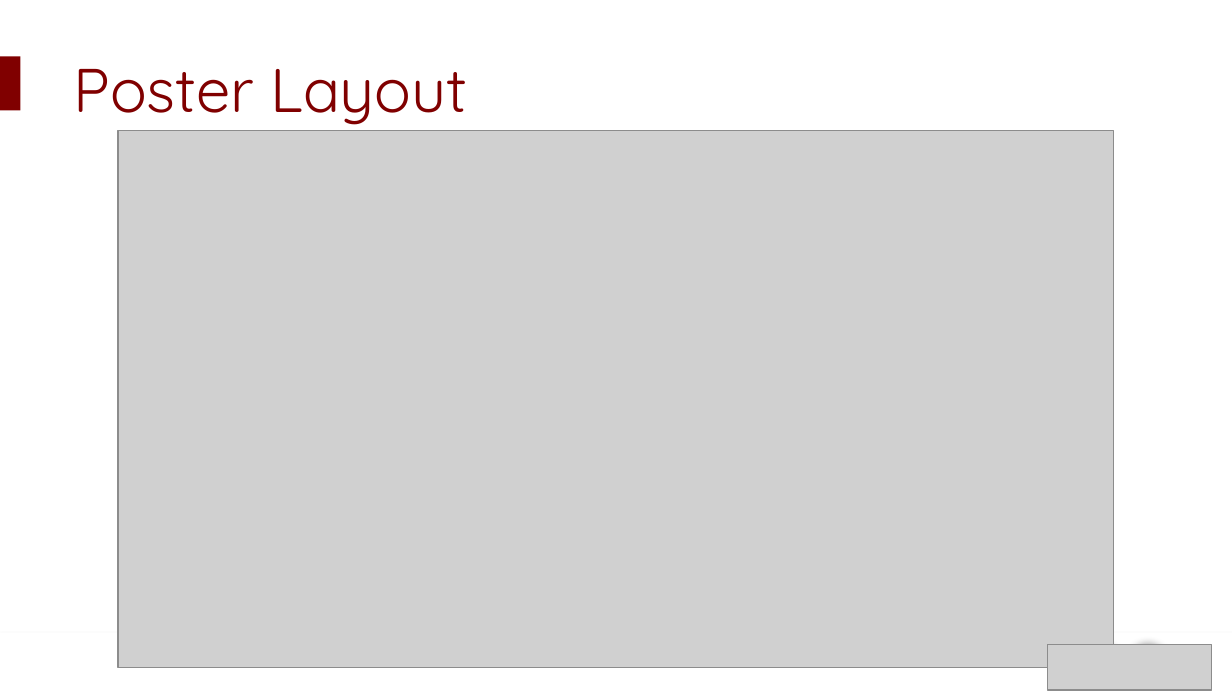
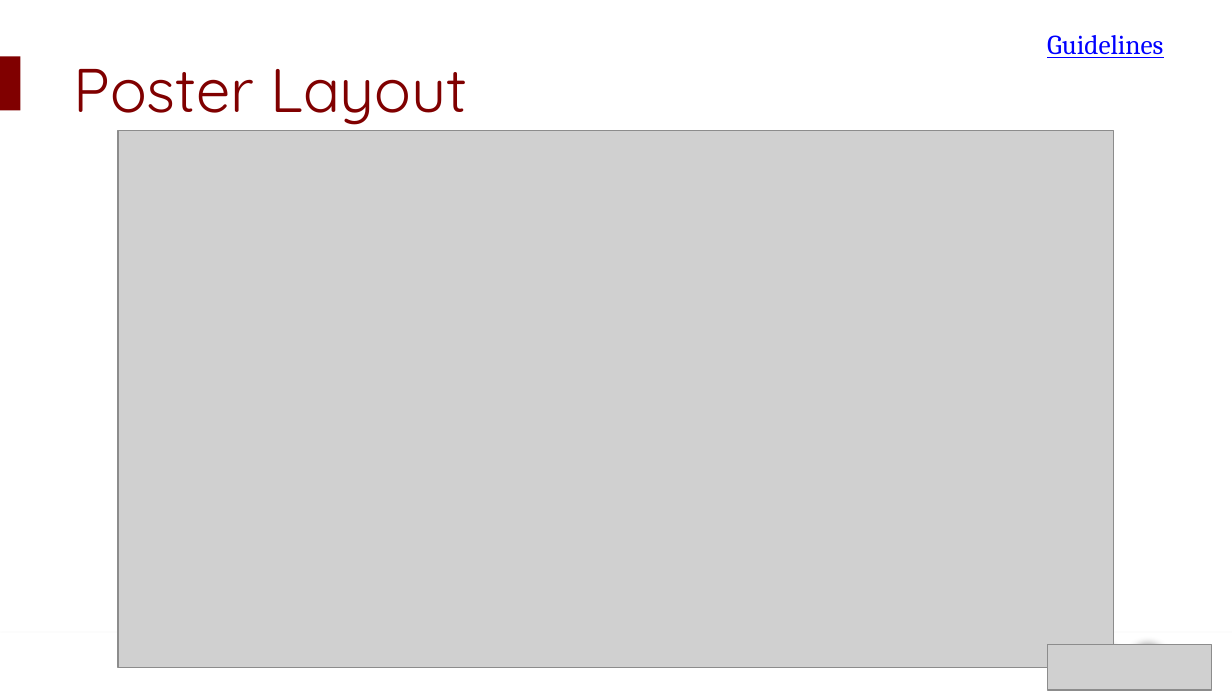
Before and after one commit to USCbiostats/LAsBEST, a slide deck: slide 25 of google-drive/week04/2Tues/1_Writing a Research Abstract and Poster Presentation.pptx. Drawn at 1232x693 pixels with LibreOffice and Linux fonts; fonts in the diff are those of the drawing; grey boxes stand for pictures; background and template pictures are left out. Boxes give left, top, right and bottom in pixels: in the first picture for what was removed or moved away, otherwise in the second. Text is boxed around its words. In the diff, an @@ line names an element or a change of style, - is before the commit and + after.

```diff
--- a/google-drive/week04/2Tues/1_Writing a Research Abstract and Poster Presentation.pptx
+++ b/google-drive/week04/2Tues/1_Writing a Research Abstract and Poster Presentation.pptx
@@ text added at [1047,35,1163,58], 16 pt, text #0000FF, underline @@
+Guidelines
```
Also in this commit, not shown: 1 slide added, 1 slide removed.
